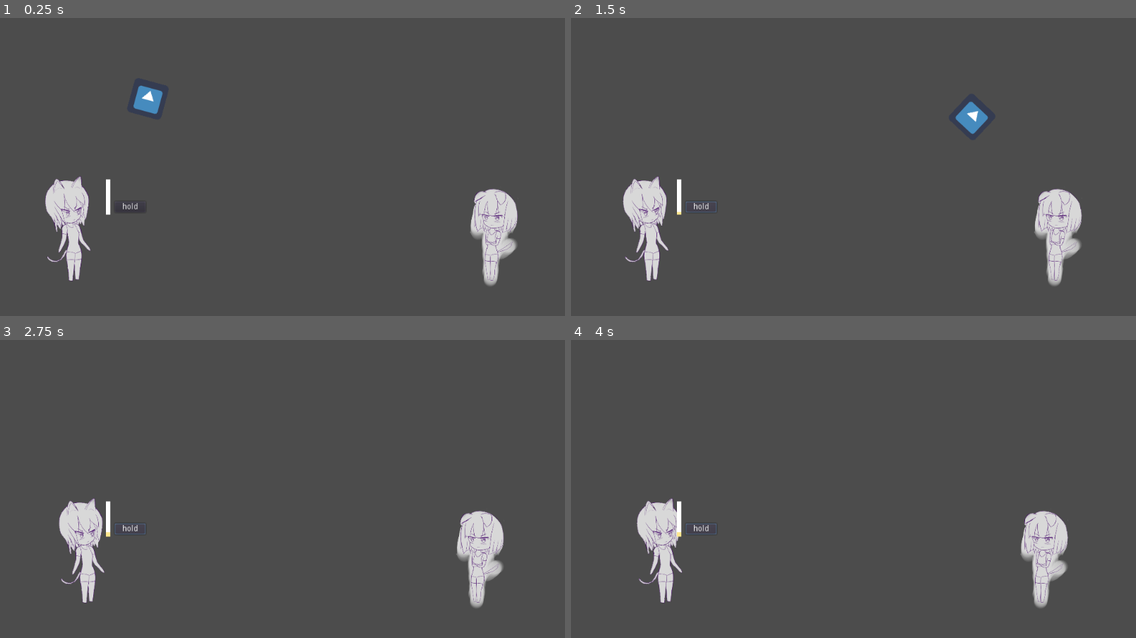
Above: before the commit, frames 1-4 (two rows, left to right).
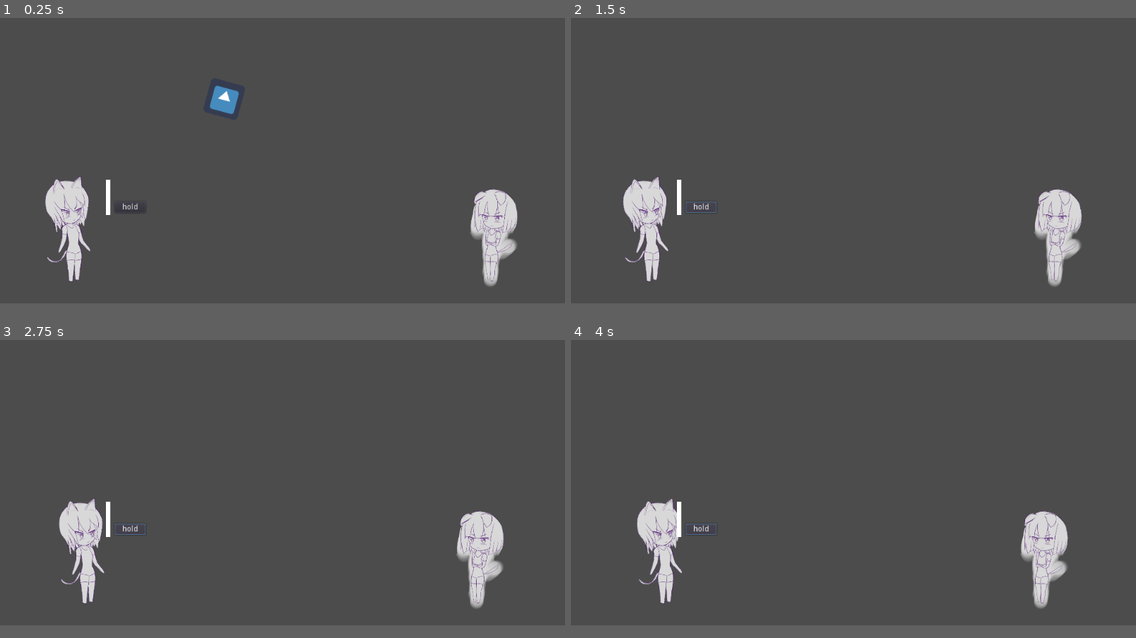
Above: after the commit, the same moments.

Repository: BeatMil/cat_vs_dog
Game: Godot game, scene res://scene/fight.tscn
Two runs of this game, one before a commit and one after it. Both use one fixed random seed, a clock stepped at 60 frames per second and the inputs below. The engine's default icon, where the game draws it, is replaced by a stand-in: a white triangle on a blue panel in a dark square.
Inputs:
- Up to frame 1 (0.25 s): no input
- Up to frame 2 (1.5 s): click "hold" at 0.5 s; click "hold" at 1.25 s
- Up to frame 3 (2.75 s): click "hold" at 2 s
- Up to frame 4 (4 s): no input
In our replay, the window is 800x468 before the commit and 800x450 after it. These sizes can differ from the game's own. Grey fills any space a smaller window leaves; there, only what the larger window draws over its background counts as a difference.

The runs differ from the first frame. In frame 1, 1.1% of the frame differs, in the area x 8-92%, y 22-89%; in frame 2, 0.8%; in frame 3, 0.4%; in frame 4, 0.4%.

Commit message:
Changes to be committed: 	modified:   project.godot         change resolution to 1920x1080 and test resolution to 1024x576 	modified:   script/ball.gd         range of x axis of power of the ball should be around 0 - 1000 	modified:   script/power_bar.gd         power_bar is now reset when button up

Diff:
--- a/project.godot
+++ b/project.godot
@@ -19,6 +19,14 @@
 run/main_scene="res://scene/fight.tscn"
 config/icon="res://icon.png"
 
+[display]
+
+window/size/width=1920
+window/size/height=1080
+window/size/always_on_top=true
+window/size/test_width=1024
+window/size/test_height=576
+
 [rendering]
 
 environment/default_environment="res://default_env.tres"
--- a/script/ball.gd
+++ b/script/ball.gd
@@ -1,10 +1,8 @@
 extends RigidBody2D
 
 
-# Declare member variables here. Examples:
-# var a = 2
-# var b = "text"
-var POWER = Vector2(400,-500)
+# x axis power should be around 0 - 1000
+var POWER = Vector2(1000,-500)
 
 
 # Called when the node enters the scene tree for the first time.
--- a/script/power_bar.gd
+++ b/script/power_bar.gd
@@ -1,22 +1,21 @@
 extends Control
 
 
-# Declare member variables here. Examples:
-# var a = 2
-# var b = "text"
+onready var progress = $TextureProgress
 
-
-# Called when the node enters the scene tree for the first time.
 func _ready():
-	$TextureProgress.value = 0
+	progress.value = 0 # set power to 0 at start
 
 
 func _on_Timer_timeout():
-	if $TextureProgress.value == $TextureProgress.max_value:
-		$TextureProgress.value = 0
+	# Timer is set to 0.02
+	# Should I set wait time here instead?
+	if progress.value == progress.max_value:
+		progress.value = 0
 	else:
-		$TextureProgress.value += 1
-
+		progress.value += 1
+#	progress.value += 1 if progress.value < progress.max_value else 0
+# the shorten if else is better used for assigning value
 
 func _on_Button_button_down():
 	$Timer.start()
@@ -24,3 +23,4 @@
 
 func _on_Button_button_up():
 	$Timer.stop()
+	progress.value = 0
